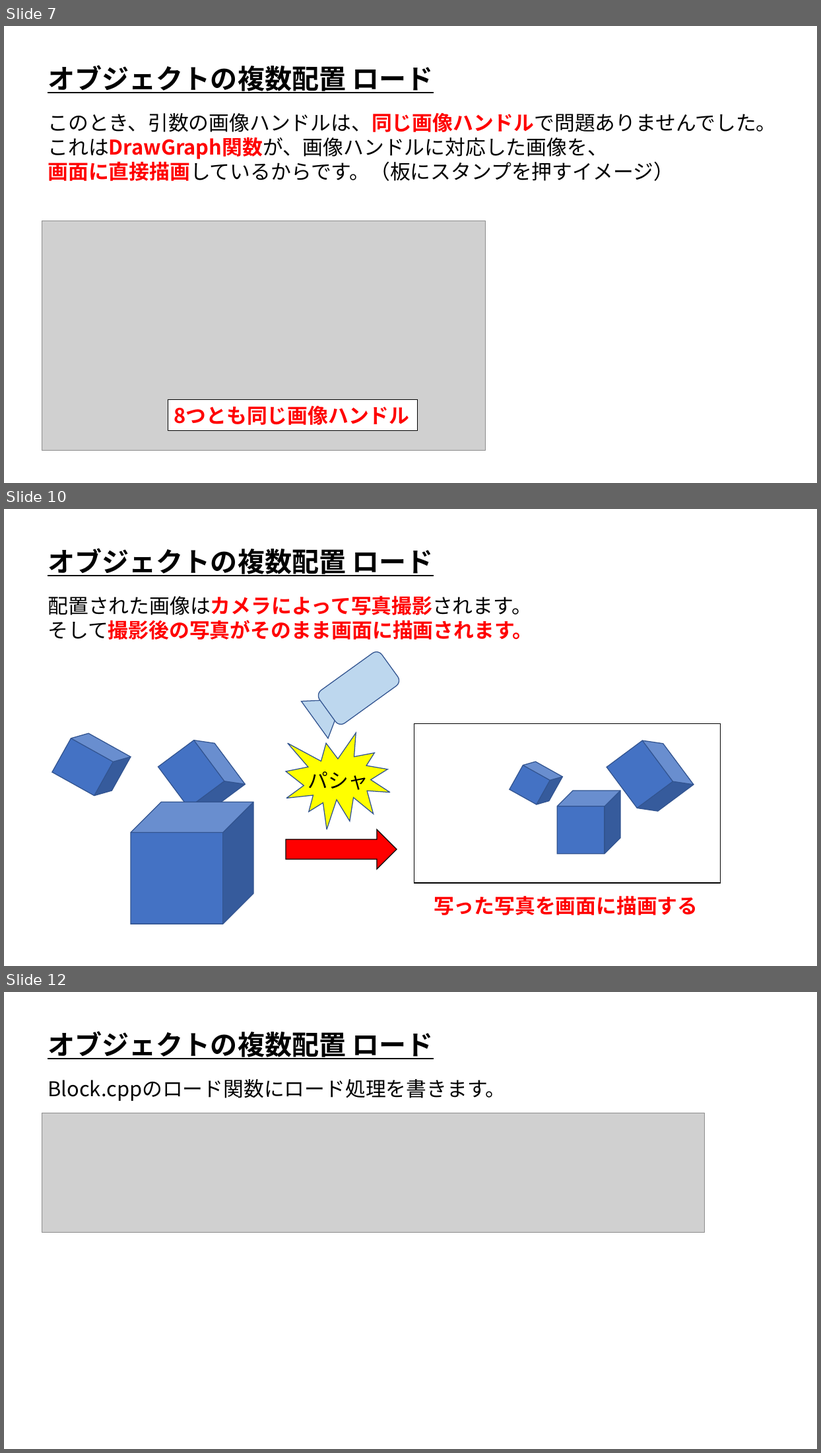
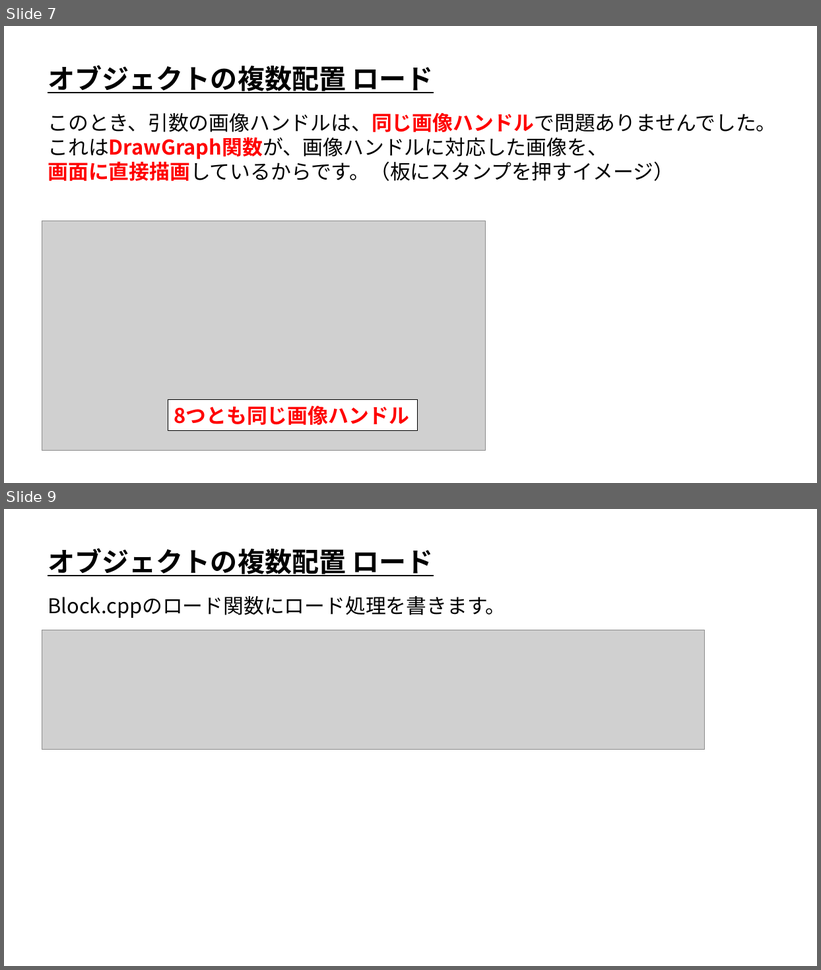
Before and after one commit to ArakiYusuke-Ohara/Textbook, a slide deck: ゲーム科2年/00_前期/ゲーム開発Ⅰ/05_オブジェクトの複数配置.pptx. Shown one above the other, each under a label of ours: slides 7, 10 and 12 before the commit, slides 7 and 9 after it; the slides between them are not shown. The pictures are 821x1453 and 821x970 pixels, drawn with LibreOffice and Linux fonts; fonts in the diff are those of the drawing; grey boxes stand for pictures. Boxes give left, top, right and bottom in pixels: in the first picture for what was removed or moved away, otherwise in the second. Text is boxed around its words. In the diff, an @@ line names an element or a change of style, - is before the commit and + after.

```diff
--- a/ゲーム科2年/00_前期/ゲーム開発Ⅰ/05_オブジェクトの複数配置.pptx
+++ b/ゲーム科2年/00_前期/ゲーム開発Ⅰ/05_オブジェクトの複数配置.pptx
@@ slide 10 removed at bbox=[4, 509, 817, 966], background #FFFFFF @@
@@ text removed at bbox=[48, 548, 434, 576] @@
-オブジェクトの複数配置 ロード
@@ text removed at bbox=[48, 595, 533, 640] @@
-配置された画像はカメラによって写真撮影されます。
-そして撮影後の写真がそのまま画面に描画されます。
@@ rounded rectangle removed at bbox=[316, 650, 402, 727] @@
@@ triangle removed at bbox=[302, 681, 356, 739] @@
@@ rectangle removed at bbox=[414, 723, 721, 883] @@
@@ cube removed at bbox=[52, 727, 131, 803] @@
@@ cube removed at bbox=[158, 732, 245, 820] @@
@@ irregular seal removed at bbox=[286, 733, 390, 830] @@
@@ cube removed at bbox=[607, 732, 694, 820] @@
@@ cube removed at bbox=[510, 757, 563, 809] @@
@@ text removed at bbox=[308, 767, 368, 793] @@
-パシャ
@@ cube removed at bbox=[131, 803, 253, 924] @@
@@ cube removed at bbox=[557, 791, 620, 854] @@
@@ right arrow removed at bbox=[286, 830, 397, 869] @@
@@ text removed at bbox=[434, 896, 698, 916] @@
-写った写真を画面に描画する
@@ what was slide 12 is now slide 9 @@
```
Also in this commit, not shown: 12 slides changed, 2 other slides removed, 9 other files.
